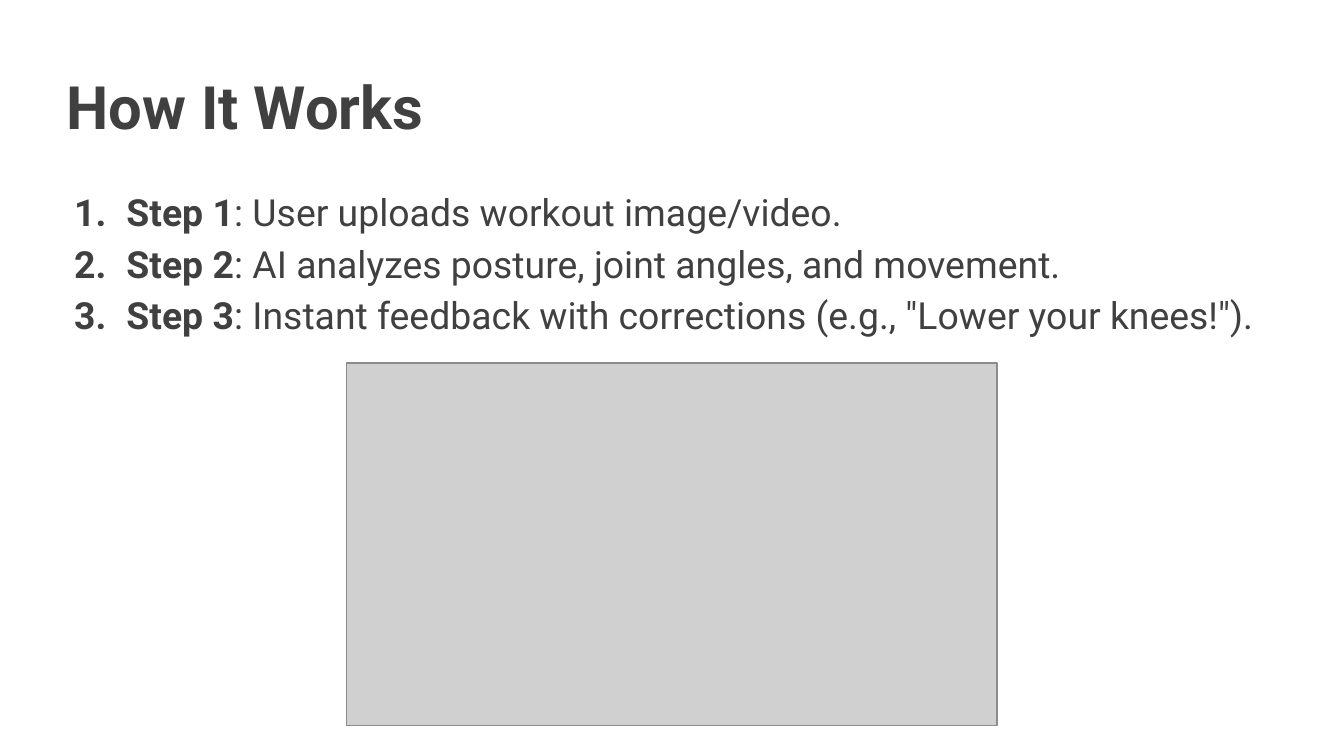
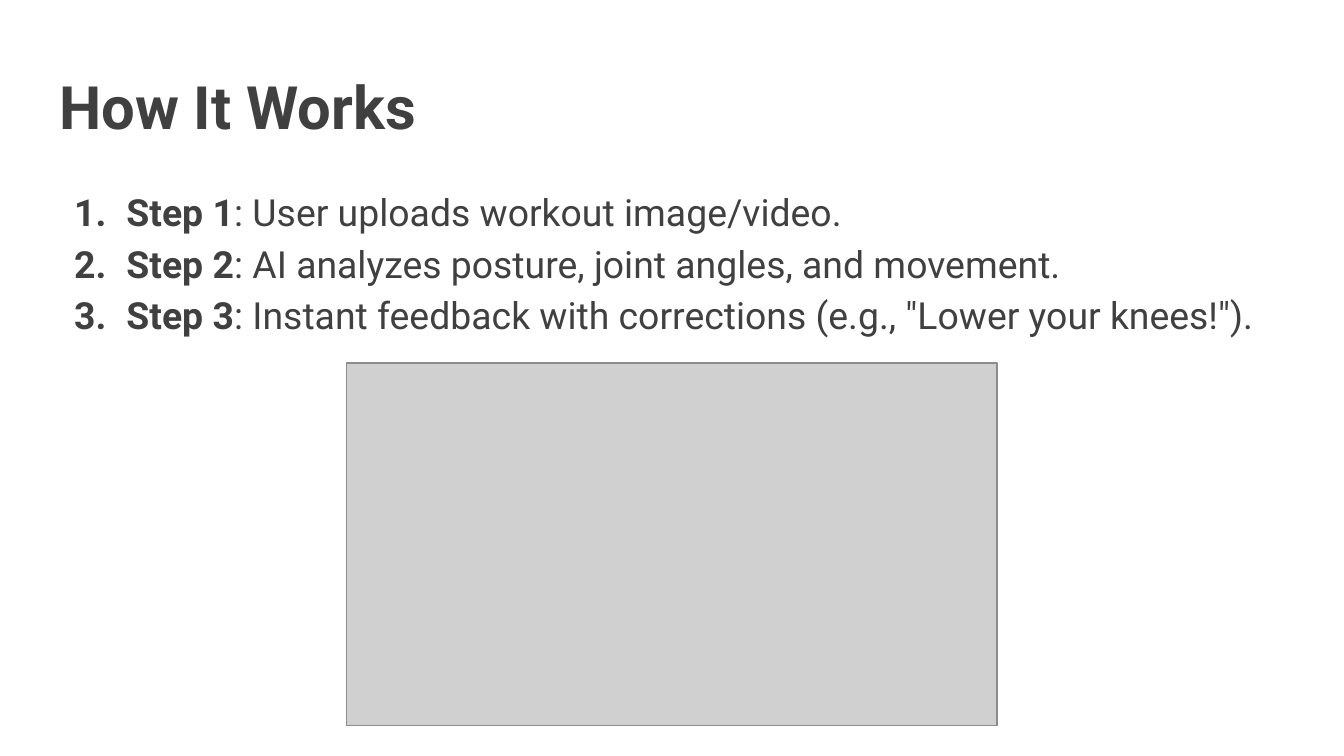
Before and after one commit to silenttundre/VirtualWorkoutBuddy, a slide deck: slide 5 of Virtual Workout Buddy.pptx. Drawn at 1344x756 pixels with LibreOffice and Linux fonts; fonts in the diff are those of the drawing; grey boxes stand for pictures. Boxes give left, top, right and bottom in pixels: in the first picture for what was removed or moved away, otherwise in the second. Text is boxed around its words. In the diff, an @@ line names an element or a change of style, - is before the commit and + after.

```diff
--- a/Virtual Workout Buddy.pptx
+++ b/Virtual Workout Buddy.pptx
@@ title "How It Works": place and size @@
-title "How It Works" at (67,84,424,130)
+title "How It Works" at (59,84,416,130)
```
Also in this commit, not shown: 7 other slides changed, 3 slides added, 3 slides removed, 3 other files.
